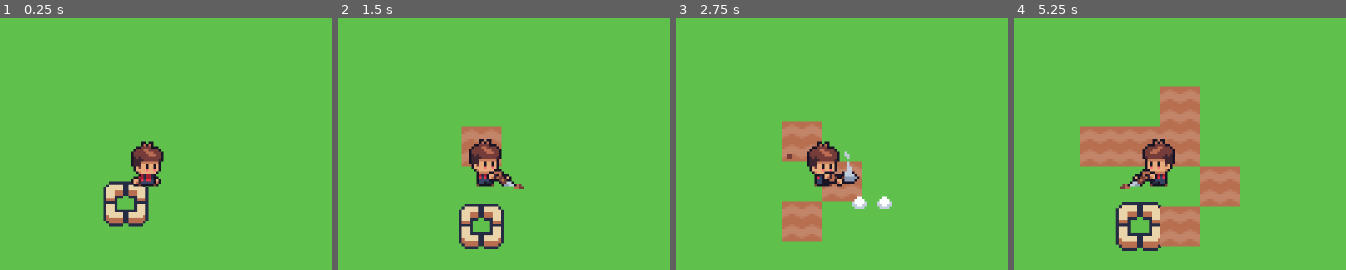
Above: before the commit, frames 1-4 (left to right).
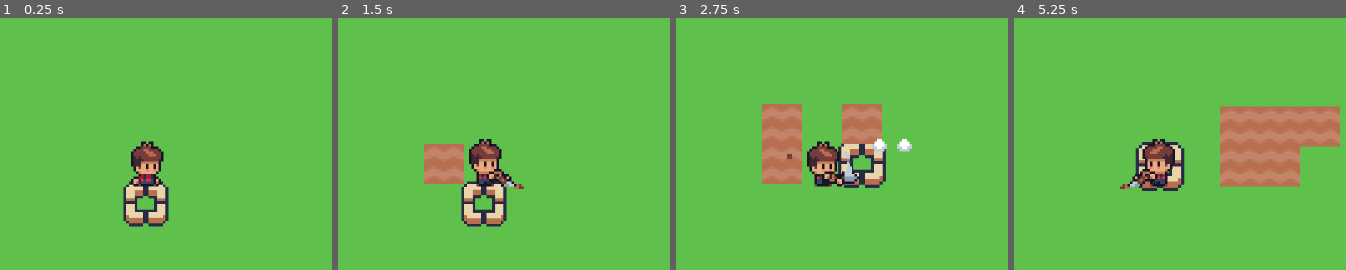
Above: after the commit, the same moments.

Repository: orange-GuandeLi/orange-farm
Game: Godot game, scene res://scenes/main.tscn
Two runs of this game, one before a commit and one after it. Both use one fixed random seed, a clock stepped at 60 frames per second and the inputs below.
Inputs:
- Up to frame 1 (0.25 s): no input
- Up to frame 2 (1.5 s): hold D (move_right) 0.53-1.28 s; tap Space (use_tool) at 0.6, 1.35 s; hold S (move_down) from 1.28 s (still down)
- Up to frame 3 (2.75 s): release S (move_down) at 2.03 s; hold D (move_right) from 2.03 s (still down); tap Space (use_tool) at 2.1 s
- Up to frame 4 (5.25 s): release D (move_right) at 2.78 s; hold W (move_up) 2.78-3.53 s; tap Space (use_tool) every 0.75 s from 2.85 to 5.1 s; hold A (move_left) 3.53-5.03 s; hold S (move_down) from 5.03 s (still down)

The runs differ from the first frame. In frame 1, 2.7% of the frame differs, in the area x 31-51%, y 64-83%; in frame 2, 5.9%; in frame 3, 11%; in frame 4, 22%, in the area x 19-99%, y 26-93%.

Commit message:
feat(farm): 目标格选取 —— 逐格移动（吸附）+ 规则考证
查清星露谷目标格的三层规则，并定位到真正的 bug 不在规则而在相位：

- 目标格来源：PC = 光标所在格；手柄 = 角色面朝那格
- 够得着范围：以农夫为中心的 3x3
- 工具作用范围：初始锄头 1 格、铜锄头面朝方向直线 3 格、金锄头 3x3

根因：身体 11x16、格子 16x16，连续移动时身体 69%/94% 的时间骑在格线上，
"他在哪一格"没有唯一答案，目标格必然差半格。

改法：
- 改为逐格移动（吸附），位置钉在 x%16==8 / y%16==0
- 目标格改用逻辑格 _cell 计算，走路时只在走完一格时跳一次
- 碰撞改用 intersect_shape 问墙，不再依赖 move_and_slide
- 顺带修 _start_tool：_busy=true 原本在越界检查之前，锄过的地会白挥一铲再锁 0.65 秒

复验（真实渲染）：四方向目标格与身体严丝合缝、不穿墙、
可达 列1~40 行1~25、锄地落在目标格、20 次连续走位始终对齐。

docs/TOOL_TARGET_RULES.md：规则来源 + 角色几何实测 + 星露谷逐格移动考证。

Diff:
--- a/scripts/actors/player.gd
+++ b/scripts/actors/player.gd
@@ -11,57 +11,125 @@
 var _busy := false # 是否在播放工具动画
 var _target := Vector2i.ZERO # 目标块
 
+# === 吸附（逐格移动）===
+# 农夫当前所在的格。永远是精确的一格，不会骑在格线上
+var _cell := Vector2i.ZERO
+# 这一步：起点格 -> 终点格
+var _from := Vector2i.ZERO
+var _to := Vector2i.ZERO
+# 这一步的进度 0~1，1 = 已经站到 _to 上
+var _t := 1.0
+
 func _ready() -> void:
 	animation.animation_finished.connect(_on_animation_finished) # 身体动画播放完毕之后通知一个函数
+	# 起点也对齐到格子，省得在场景里手改坐标
+	_cell = _cell_of(position)
+	_from = _cell
+	_to = _cell
+	_t = 1.0
+	position = _cell_center(_cell)
 
 func _physics_process(delta: float) -> void:
 	_update_select_box() # 先更新高亮框（播动画期间也要跟着动）
 
 	if _busy: # 如果在播工具动画，不响应其他动画
-		velocity = Vector2.ZERO
-		move_and_slide()
+		_advance_step(delta)
 		return
 
 	var direction := Input.get_vector("move_left", "move_right", "move_up", "move_down") # 获取到四个方向的走动
 
-	if direction == Vector2.ZERO: # 如果没有任何方向输入，就idle
+	if direction != Vector2.ZERO:
+		_update_facing(direction)
+
+	# 站在格子上 -> 看输入决定走哪一格
+	if _t >= 1.0 and direction != Vector2.ZERO:
+		var step := _step_dir(direction)
+		if _can_enter(_cell + step):
+			_from = _cell
+			_to = _cell + step
+			_t = 0.0
+
+	_advance_step(delta)
+
+	if _t < 1.0: # 正在走这一步 -> 走路动画
+		_play_anim("walk")
+	else: # 站住了 -> idle
 		_play_anim("idle")
-	else: # 如果有方向就播放走路
-		_play_anim("walk")
 
-	velocity = direction * SPEED # 速度，矢量，有方向 + 速度
+	if Input.is_action_just_pressed("use_tool"):
+		_start_tool("dig")
 
-	move_and_slide() # 移动函数
+## 推进正在走的这一步（走到格子中心就停）
+func _advance_step(delta: float) -> void:
+	if _t >= 1.0:
+		position = _cell_center(_cell)
+		return
+	_t = minf(1.0, _t + SPEED * delta / GameConfig.TILE_SIZE)
+	position = _cell_center(_from).lerp(_cell_center(_to), _t)
+	if _t >= 1.0:
+		_cell = _to
 
-	if direction != Vector2.ZERO:
-		if Input.is_action_just_pressed("move_up"):     facing = Vector2i.UP
-		elif Input.is_action_just_pressed("move_down"): facing = Vector2i.DOWN
-		elif Input.is_action_just_pressed("move_left"): facing = Vector2i.LEFT
-		elif Input.is_action_just_pressed("move_right"):facing = Vector2i.RIGHT
+## 走一格往哪走（主轴优先）
+func _step_dir(direction: Vector2) -> Vector2i:
+	if absf(direction.x) > absf(direction.y):
+		return Vector2i.LEFT if direction.x < 0.0 else Vector2i.RIGHT
+	return Vector2i.UP if direction.y < 0.0 else Vector2i.DOWN
+
+## 这一格能不能站进去（问物理引擎有没有墙）
+func _can_enter(cell: Vector2i) -> bool:
+	var space := get_world_2d().direct_space_state
+	var q := PhysicsShapeQueryParameters2D.new()
+	q.shape = $CollisionShape2D.shape
+	q.transform = Transform2D(0.0, _cell_center(cell) + $CollisionShape2D.position)
+	q.collision_mask = 1
+	var ignore: Array[RID] = [get_rid()]
+	q.exclude = ignore
+	return space.intersect_shape(q, 1).is_empty()
+
+## 一个格子对应的节点位置
+##   x = 16*列 + 8  -> 身体中心落在格子正中间
+##   y = 16*(行+1)  -> 脚底线贴着这一行的底边
+func _cell_center(c: Vector2i) -> Vector2:
+	return Vector2(
+		c.x * GameConfig.TILE_SIZE + GameConfig.TILE_SIZE * 0.5,
+		(c.y + 1) * GameConfig.TILE_SIZE
+	)
+
+## 节点位置 -> 农夫当前所在格
+##   横：身体中心所在的列
+##   纵：身体中心所在的行
+func _cell_of(p: Vector2) -> Vector2i:
+	return Vector2i(
+		floori(p.x / GameConfig.TILE_SIZE),
+		floori((p.y - 8.0) / GameConfig.TILE_SIZE)
+	)
+
+func _update_facing(direction: Vector2) -> void:
+	if Input.is_action_just_pressed("move_up"):     facing = Vector2i.UP
+	elif Input.is_action_just_pressed("move_down"): facing = Vector2i.DOWN
+	elif Input.is_action_just_pressed("move_left"): facing = Vector2i.LEFT
+	elif Input.is_action_just_pressed("move_right"):facing = Vector2i.RIGHT
+	else:
+		# 兜底：没有新按键（长按/只松开一个）→ 取主轴
+		if absf(direction.x) > absf(direction.y):
+			facing = Vector2i.LEFT if direction.x < 0.0 else Vector2i.RIGHT
 		else:
-			# 兜底：没有新按键（长按/只松开一个）→ 取主轴
-			if absf(direction.x) > absf(direction.y):
-				facing = Vector2i.LEFT if direction.x < 0.0 else Vector2i.RIGHT
-			else:
-				facing = Vector2i.UP if direction.y < 0.0 else Vector2i.DOWN
+			facing = Vector2i.UP if direction.y < 0.0 else Vector2i.DOWN
 	if facing.x != 0:
 		var flip := facing.x < 0
 		animation.flip_h = flip
 		hair_sprite.flip_h = flip
 		tool_sprite.flip_h = flip
 
-	if Input.is_action_just_pressed("use_tool"):
-		_start_tool("dig")
-
 func _start_tool(tool: String) -> void:
-	_busy = true
-	_play_anim("use_" + tool)
-
 	var cell := _target_cell()
 	if cell.x < 0 or cell.x >= GameConfig.FARM_SIZE.x or cell.y < 0 or cell.y >= GameConfig.FARM_SIZE.y:
 		return
 	if FarmData.is_tilled(cell):
 		return
+
+	_busy = true
+	_play_anim("use_" + tool)
 	_target = cell
 
 	await get_tree().create_timer(0.45).timeout
@@ -76,11 +144,9 @@
 	if animation.animation.begins_with("use_"):
 		_busy = false
 
+## 农夫当前所在的格
 func _player_cell() -> Vector2i:
-	return Vector2i(
-		int(floor((position.x - 8.0) / GameConfig.TILE_SIZE)),
-		int(floor((position.y - 6.0) / GameConfig.TILE_SIZE))
-	)
+	return _cell
 
 func _target_cell() -> Vector2i:
 	var c := _player_cell()
Binary file added: docs/images/highlight_compare.png
Not shown, added: docs/images/highlight_compare.png.import
Binary file added: docs/images/player_geometry.png
Not shown, added: docs/images/player_geometry.png.import
Binary file added: docs/images/snap_align_right.png
Not shown, added: docs/images/snap_align_right.png.import
Not shown, changed: docs/NOTES.md
Not shown, added: docs/TOOL_TARGET_RULES.md
